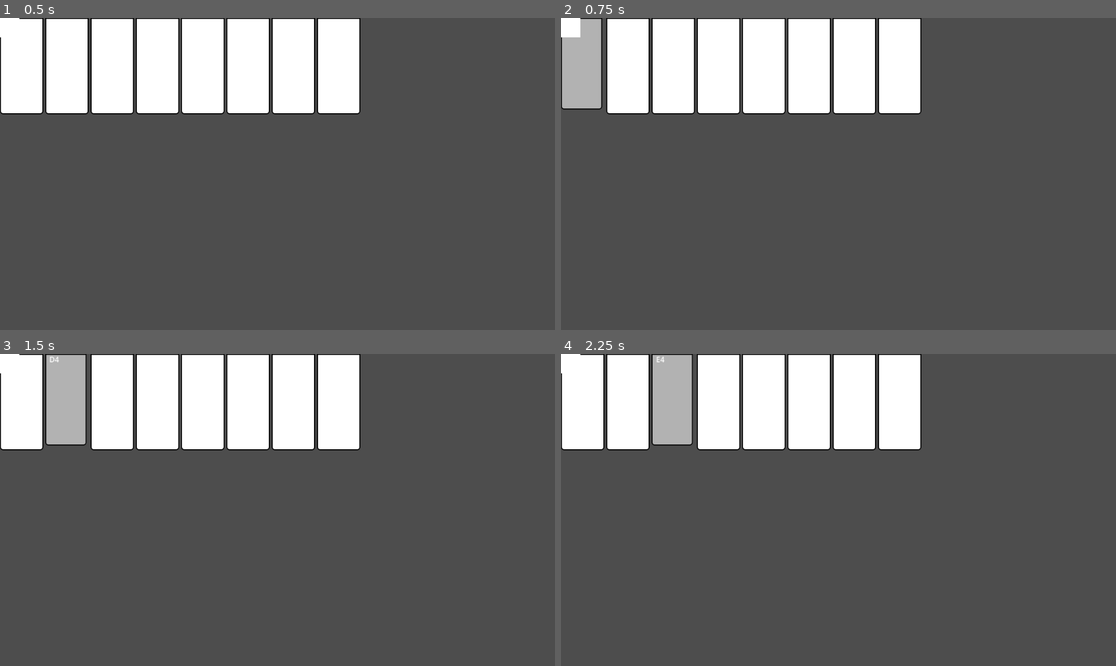
Above: before the commit, frames 1-4 (two rows, left to right).
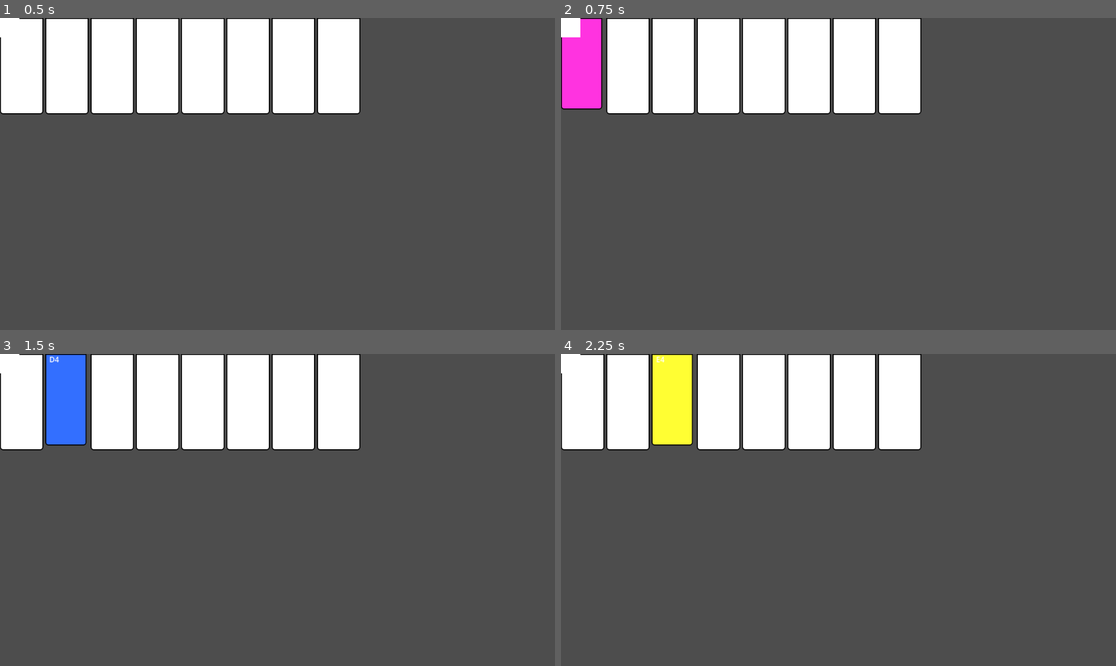
Above: after the commit, the same moments.

Repository: royy397/godot_project
Game: Godot game, scene res://main.tscn
Same seed, same stepped clock (60 frames per second), same inputs: the game is played once before the commit and once after it.
Inputs (mouse positions are in pixels of both pictures, inside the frame that each line leads up to):
- Up to frame 1 (0.5 s): no input
- Up to frame 2 (0.75 s): tap Enter at 0.5 s; move the mouse to (583, 64) at 0.52 s; click (583, 64) at 0.67 s
- Up to frame 3 (1.5 s): tap Space at 1.25 s; move the mouse to (66, 400) at 1.27 s; click (66, 400) at 1.42 s
- Up to frame 4 (2.25 s): tap Enter at 2 s; move the mouse to (672, 400) at 2.02 s; click (672, 400) at 2.17 s

Frame 1 is identical in both runs. In frame 2, 1.9% of the frame differs, in the area x 0-8%, y 0-30%; in frame 3, 2.1%, in the area x 8-16%, y 0-30%; in frame 4, 2.1%.

Commit message:
piano project

Diff:
--- a/key.gd
+++ b/key.gd
@@ -45,10 +45,11 @@
 
 func _on_pressed():
 	$AudioStreamPlayer.play()
-	add_theme_stylebox_override("panel", _make_stylebox(color_pressed))
-	# Animate: scale down slightly to feel "clicked"
+	var random_color = Color.from_hsv(randf(), 0.8, 1.0)
+	add_theme_stylebox_override("panel", _make_stylebox(random_color))
 	var tween = create_tween()
 	tween.tween_property(self, "scale", Vector2(0.95, 0.95), 0.05)
+	print(note_name)
 
 func _on_released():
 	add_theme_stylebox_override("panel", _make_stylebox(color_normal))
--- a/main.gd
+++ b/main.gd
@@ -19,6 +19,7 @@
 ]
 
 func _ready():
+	DisplayServer.window_set_title("🎹 Piano Game")
 	_build_piano()
 
 func _build_piano():
--- /dev/null
+++ b/node_2d.tscn
@@ -0,0 +1,3 @@
+[gd_scene format=3 uid="uid://lhjg4o5fx43i"]
+
+[node name="Node2D" type="Node2D" unique_id=1106589179]
